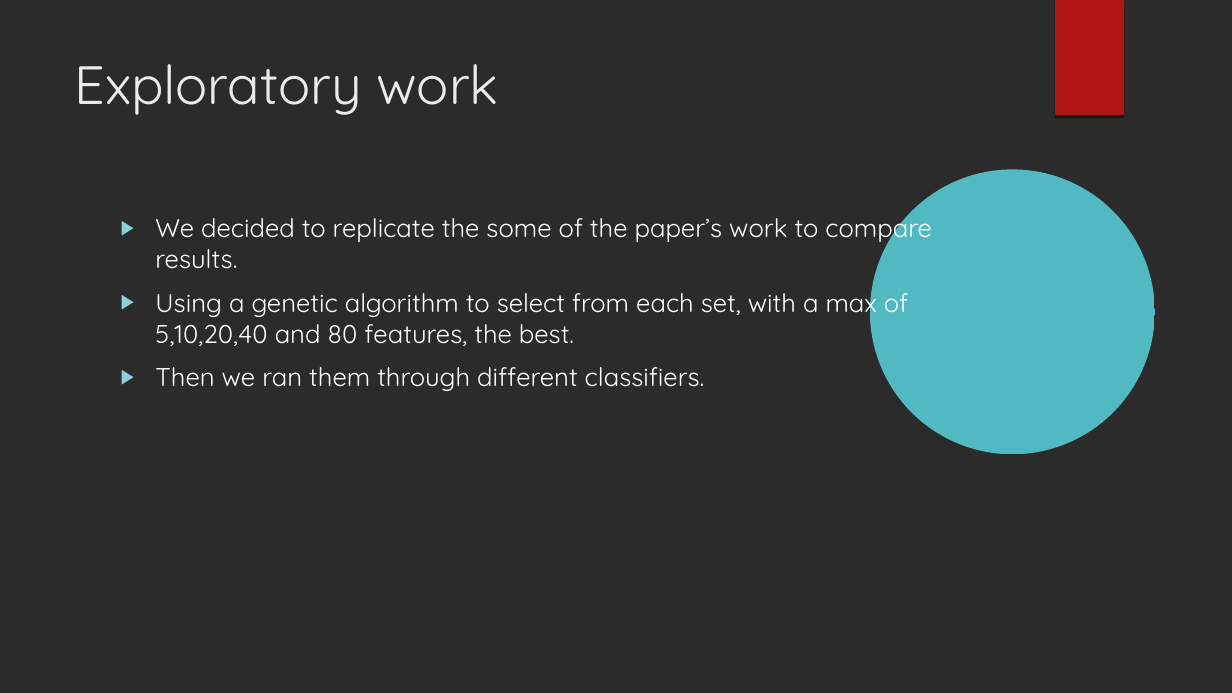
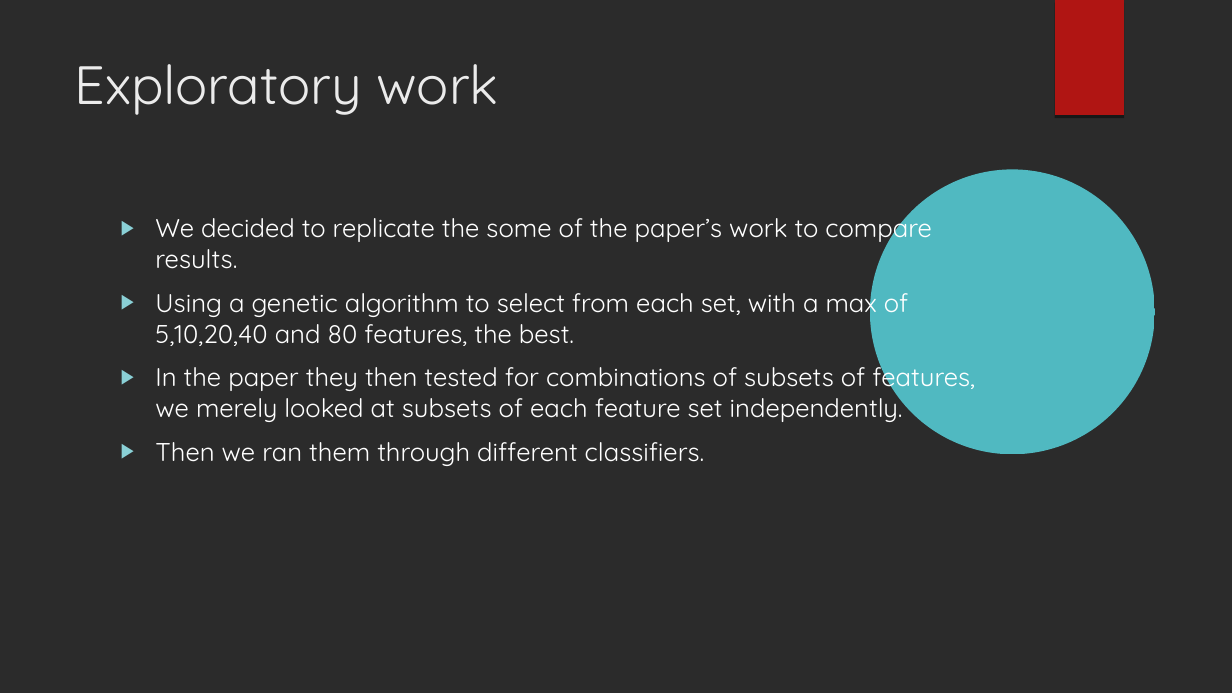
Before and after one commit to xaviersantos/dm, a slide deck: slide 6 of project_last/presentation.odp. Drawn at 1232x693 pixels with LibreOffice and Linux fonts; fonts in the diff are those of the drawing; background and template pictures are left out; a plain dark background stands for a picture behind light text. Boxes give left, top, right and bottom in pixels: in the first picture for what was removed or moved away, otherwise in the second. Text is boxed around its words. In the diff, an @@ line names an element or a change of style, - is before the commit and + after.

```diff
--- a/project_last/presentation.odp
+++ b/project_last/presentation.odp
@@ text at <box>155,359,975,422</box>: paragraph added @@
+▶ In the paper they then tested for combinations of subsets of features, we merely looked at subsets of each feature set independently.
```
Also in this commit, not shown: 1 slide added.
